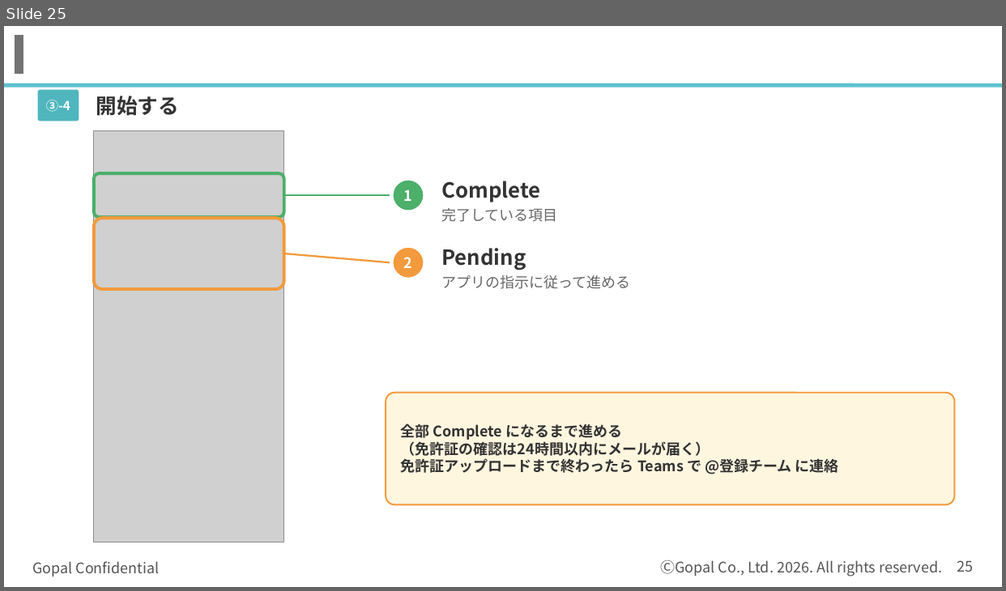
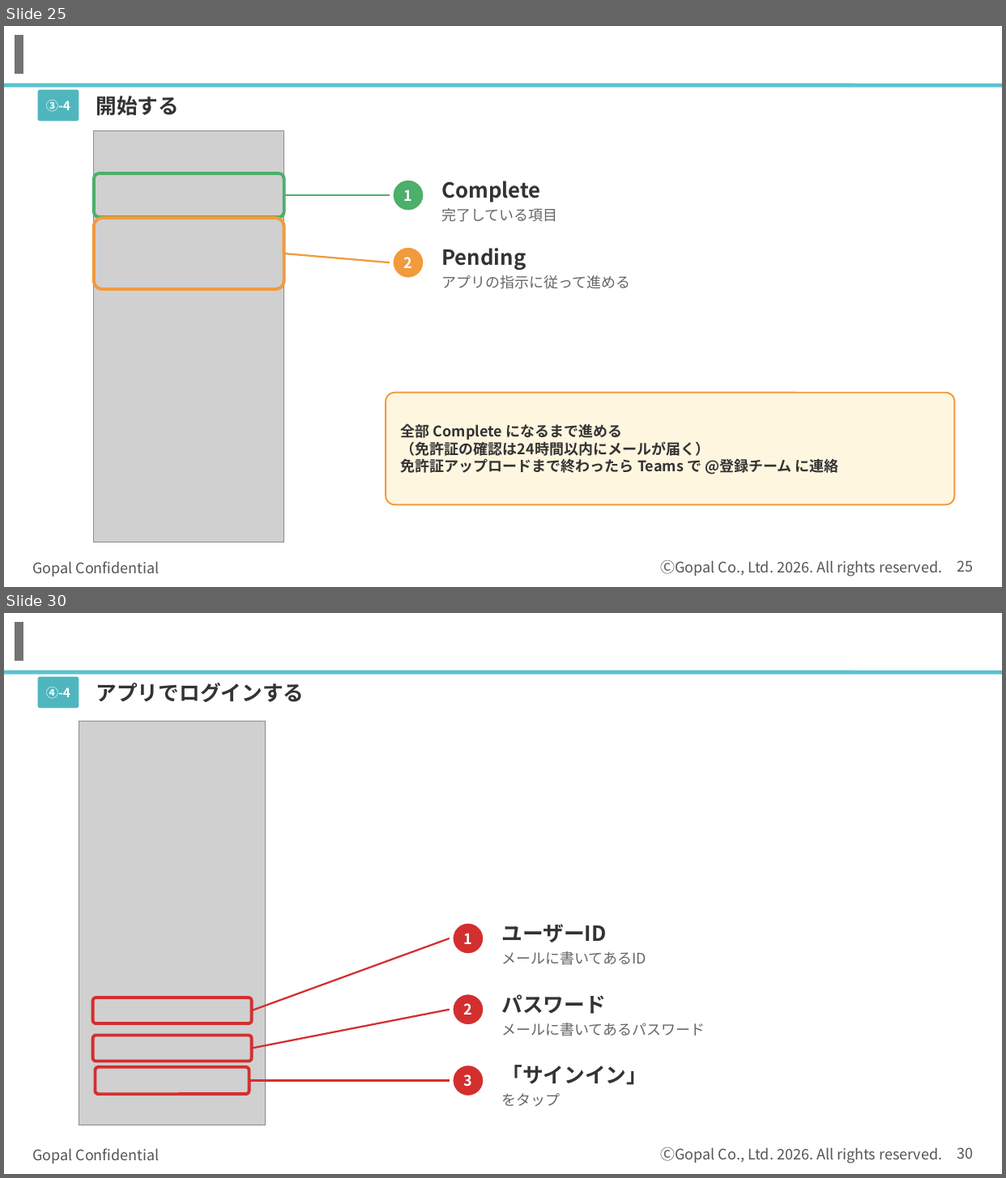
Before and after one commit to kagayugopal-eng/tamu, a slide deck: out/登録の流れ_書類準備まで.pptx. Shown one above the other, each under a label of ours: slide 25 before the commit, slides 25 and 30 after it; the slides between them are not shown. The pictures are 1006x591 and 1006x1178 pixels, drawn with LibreOffice and Linux fonts; fonts in the diff are those of the drawing; grey boxes stand for pictures; background and template pictures are left out. Boxes give left, top, right and bottom in pixels: in the first picture for what was removed or moved away, otherwise in the second. Text is boxed around its words. In the diff, an @@ line names an element or a change of style, - is before the commit and + after.

```diff
--- a/out/登録の流れ_書類準備まで.pptx
+++ b/out/登録の流れ_書類準備まで.pptx
@@ slide 30 added at (x1=4, y1=613, x2=1002, y2=1174), background #FFFFFF; not listed: 5 template elements that a slide beside it also shows @@
@@ rounded rectangle added at (x1=38, y1=677, x2=79, y2=708), fill #4FB6BE @@
@@ text added at (x1=96, y1=683, x2=305, y2=702), 20 pt, text #333333, bold @@
+アプリでログインする
@@ text added at (x1=46, y1=687, x2=70, y2=699), 12 pt, text #FFFFFF, bold @@
+④-4
@@ picture added at (x1=79, y1=722, x2=266, y2=1126) @@
@@ ellipse added at (x1=453, y1=923, x2=484, y2=954), fill #D32F2F, outline #FFFFFF 1.5 pt, 14 pt, text #FFFFFF, bold @@
+1
@@ text added at (x1=501, y1=924, x2=606, y2=943), 20 pt, text #333333, bold @@
+ユーザーID
@@ line added from (252, 1011) to (450, 939), #D32F2F 1.75 pt @@
@@ text added at (x1=501, y1=952, x2=646, y2=965), 14 pt, text #666666 @@
+メールに書いてあるID
@@ rounded rectangle added at (x1=93, y1=998, x2=252, y2=1024), outline #D32F2F 3 pt @@
@@ ellipse added at (x1=453, y1=994, x2=484, y2=1025), fill #D32F2F, outline #FFFFFF 1.5 pt, 14 pt, text #FFFFFF, bold @@
+2
@@ text added at (x1=501, y1=995, x2=605, y2=1014), 20 pt, text #333333, bold @@
+パスワード
@@ line added from (252, 1049) to (450, 1010), #D32F2F 1.75 pt @@
@@ text added at (x1=501, y1=1023, x2=705, y2=1037), 14 pt, text #666666 @@
+メールに書いてあるパスワード
@@ rounded rectangle added at (x1=93, y1=1035, x2=252, y2=1062), outline #D32F2F 3 pt @@
@@ rounded rectangle added at (x1=96, y1=1067, x2=249, y2=1094), outline #D32F2F 3 pt @@
@@ ellipse added at (x1=453, y1=1065, x2=484, y2=1097), fill #D32F2F, outline #FFFFFF 1.5 pt, 14 pt, text #FFFFFF, bold @@
+3
@@ text added at (x1=501, y1=1065, x2=647, y2=1085), 20 pt, text #333333, bold @@
+「サインイン」
@@ line added from (249, 1081) to (450, 1081), #D32F2F 1.75 pt @@
@@ text added at (x1=501, y1=1093, x2=560, y2=1106), 14 pt, text #666666 @@
+をタップ
```
Also in this commit, not shown: 1 slide changed, 7 other slides added.
